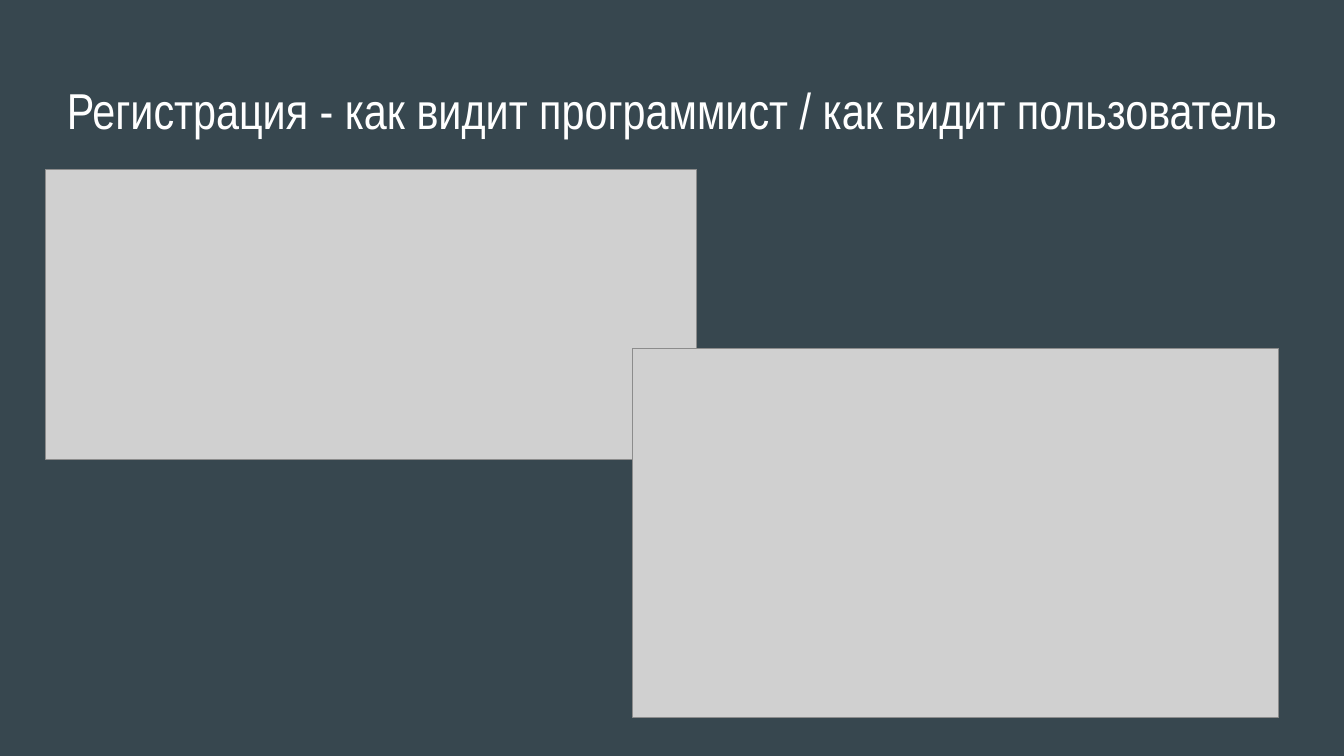
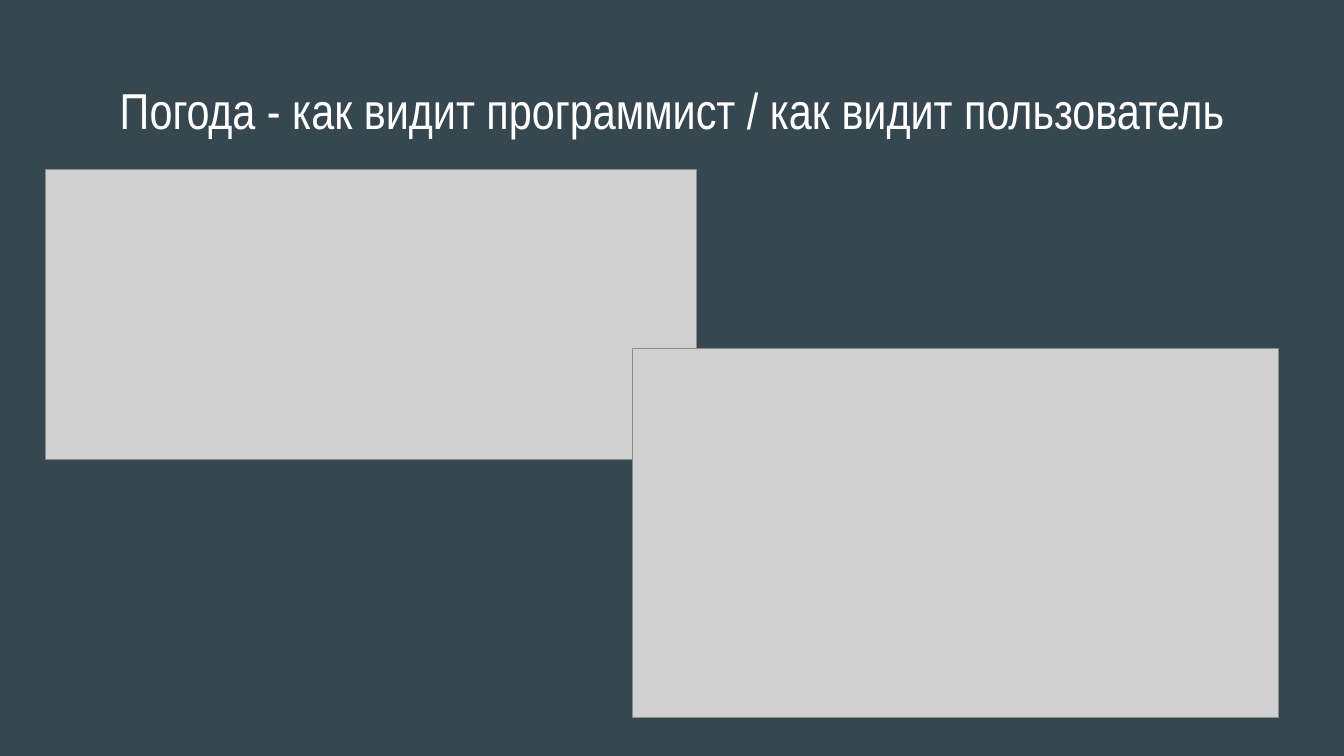
Before and after one commit to Alekseyavlenko/Goroscopic-weather, a slide deck: slide 9 of Goroscopic-weather.pptx. Drawn at 1344x756 pixels with LibreOffice and Linux fonts; fonts in the diff are those of the drawing; grey boxes stand for pictures. Boxes give left, top, right and bottom in pixels: in the first picture for what was removed or moved away, otherwise in the second. Text is boxed around its words. In the diff, an @@ line names an element or a change of style, - is before the commit and + after.

```diff
--- a/Goroscopic-weather.pptx
+++ b/Goroscopic-weather.pptx
@@ title at [120,94,1224,139]: text changed @@
-Регистрация - как видит программист / как видит пользователь
+Погода - как видит программист / как видит пользователь
```
